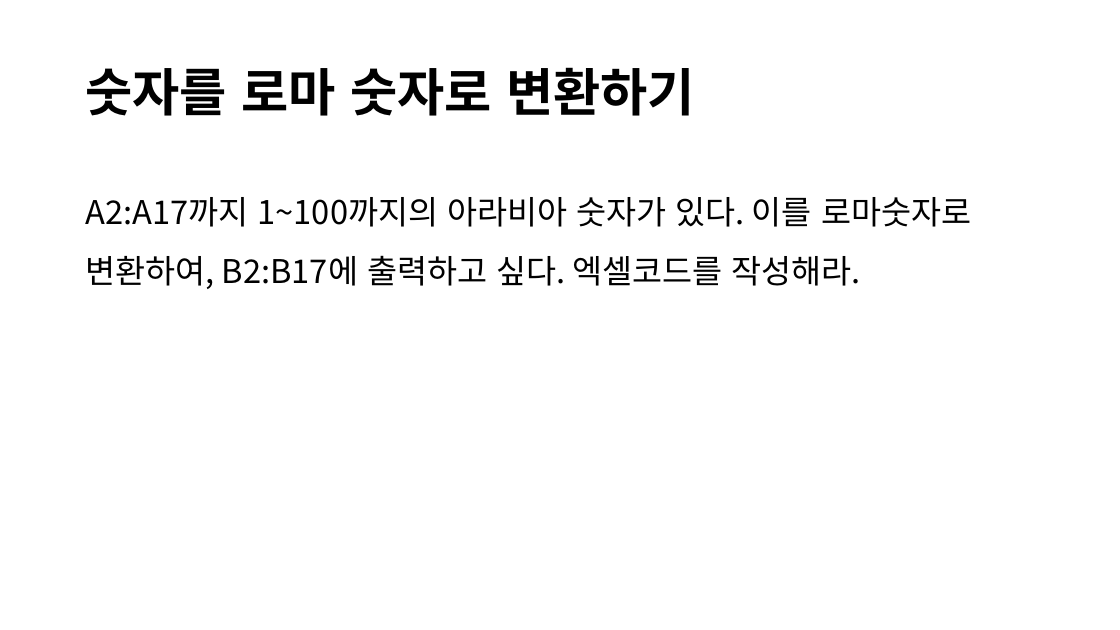
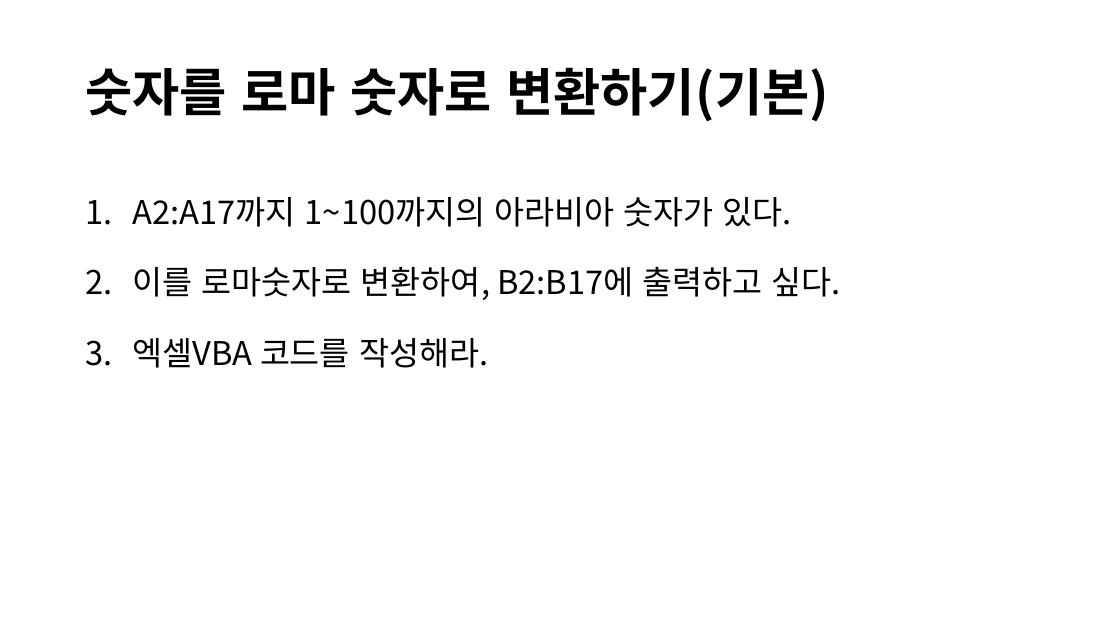
Before and after one commit to lolsaless/Python, a slide deck: slide 28 of 프롬프트 실습.pptx (slide 24 before the commit). Drawn at 1120x630 pixels with LibreOffice and Linux fonts; fonts in the diff are those of the drawing. Boxes give left, top, right and bottom in pixels: in the first picture for what was removed or moved away, otherwise in the second. Text is boxed around its words. In the diff, an @@ line names an element or a change of style, - is before the commit and + after.

```diff
--- a/프롬프트 실습.pptx
+++ b/프롬프트 실습.pptx
@@ title at [85,67,829,122]: text changed @@
-숫자를 로마 숫자로 변환하기
+숫자를 로마 숫자로 변환하기(기본)
@@ text at [133,197,841,368]: text changed @@
-A2:A17까지 1~100까지의 아라비아 숫자가 있다. 이를 로마숫자로 변환하여, B2:B17에 출력하고 싶다. 엑셀코드를 작성해라.
+1. A2:A17까지 1~100까지의 아라비아 숫자가 있다.
+2. 이를 로마숫자로 변환하여, B2:B17에 출력하고 싶다.
+3. 엑셀VBA 코드를 작성해라.
```
Also in this commit, not shown: 37 other slides changed, 4 slides added, 1 slide removed.
